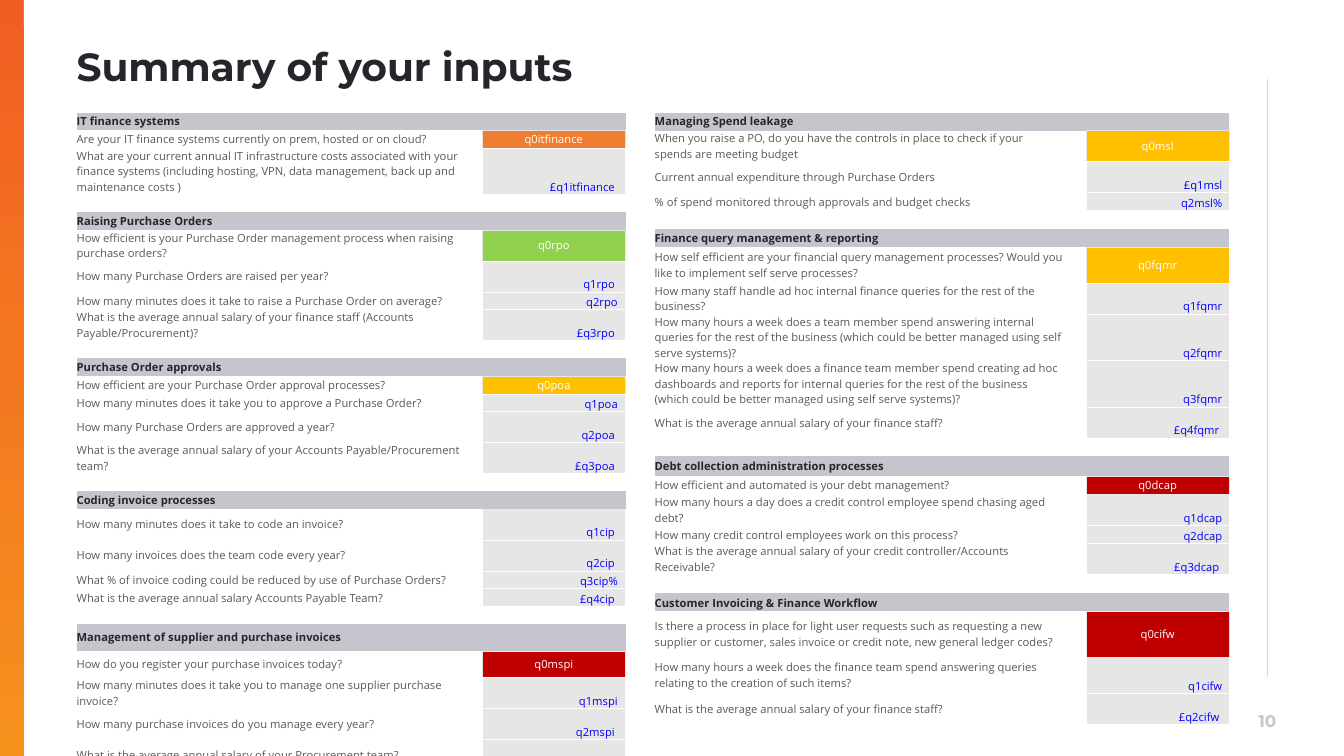
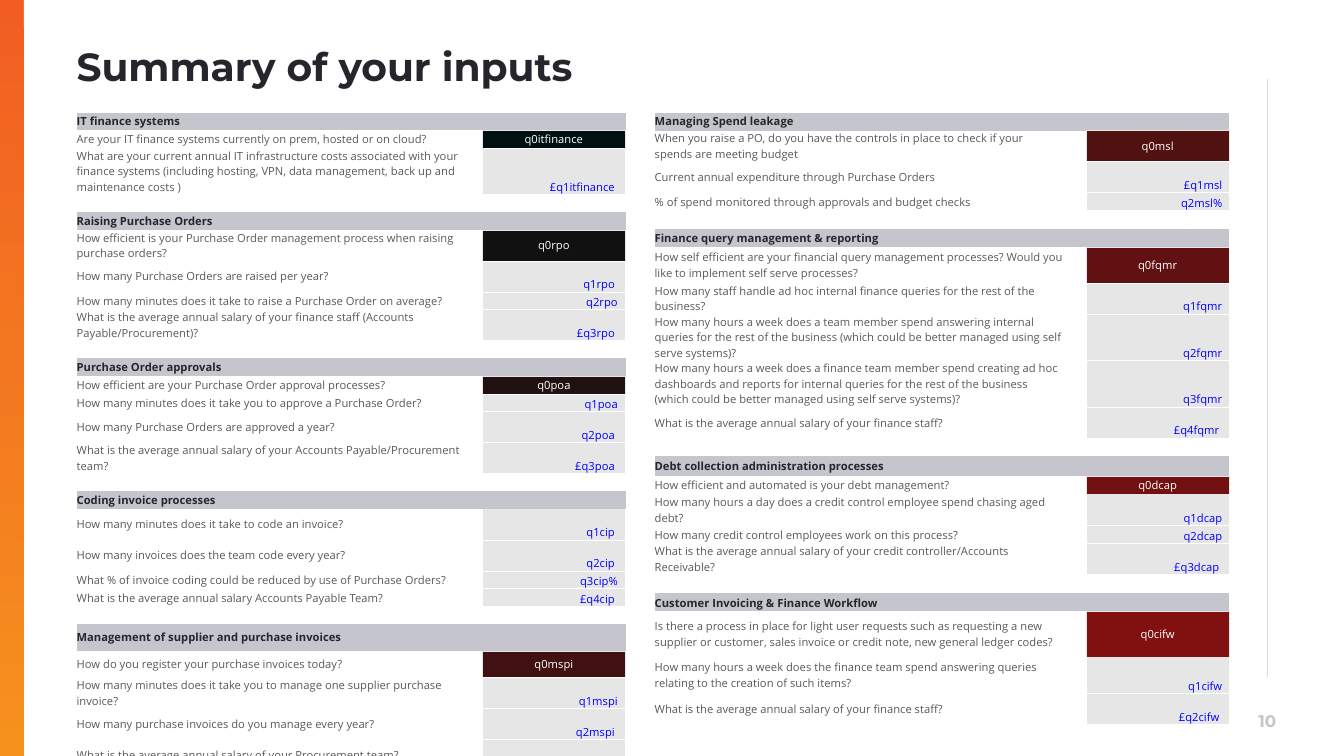
Before and after one commit to muratozdemirpiblo/ppt-api, a slide deck: slide 10 of sales.pptx. Drawn at 1344x756 pixels with LibreOffice and Linux fonts; fonts in the diff are those of the drawing; background and template pictures are left out. Boxes give left, top, right and bottom in pixels: in the first picture for what was removed or moved away, otherwise in the second. Text is boxed around its words. In the diff, an @@ line names an element or a change of style, - is before the commit and + after.

```diff
--- a/sales.pptx
+++ b/sales.pptx
@@ table at [77,113,625,743] @@
@@ fill #ED7D31 to #011111 in row 2, column 3 @@
@@ fill #92D050 to #111111 in row 6, column 3 @@
@@ fill #FFC000 to #211111 in row 12, column 3 @@
@@ fill #C00000 to #411111 in row 24, column 3 @@
@@ table at [655,113,1230,738] @@
@@ fill #FFC000 to #511111 in row 2, column 3 @@
@@ fill #FFC000 to #611111 in row 7, column 3 @@
@@ fill #C00000 to #711111 in row 14, column 3 @@
@@ fill #C00000 to #811111 in row 20, column 3 @@
```
Also in this commit, not shown: 6 other files.
